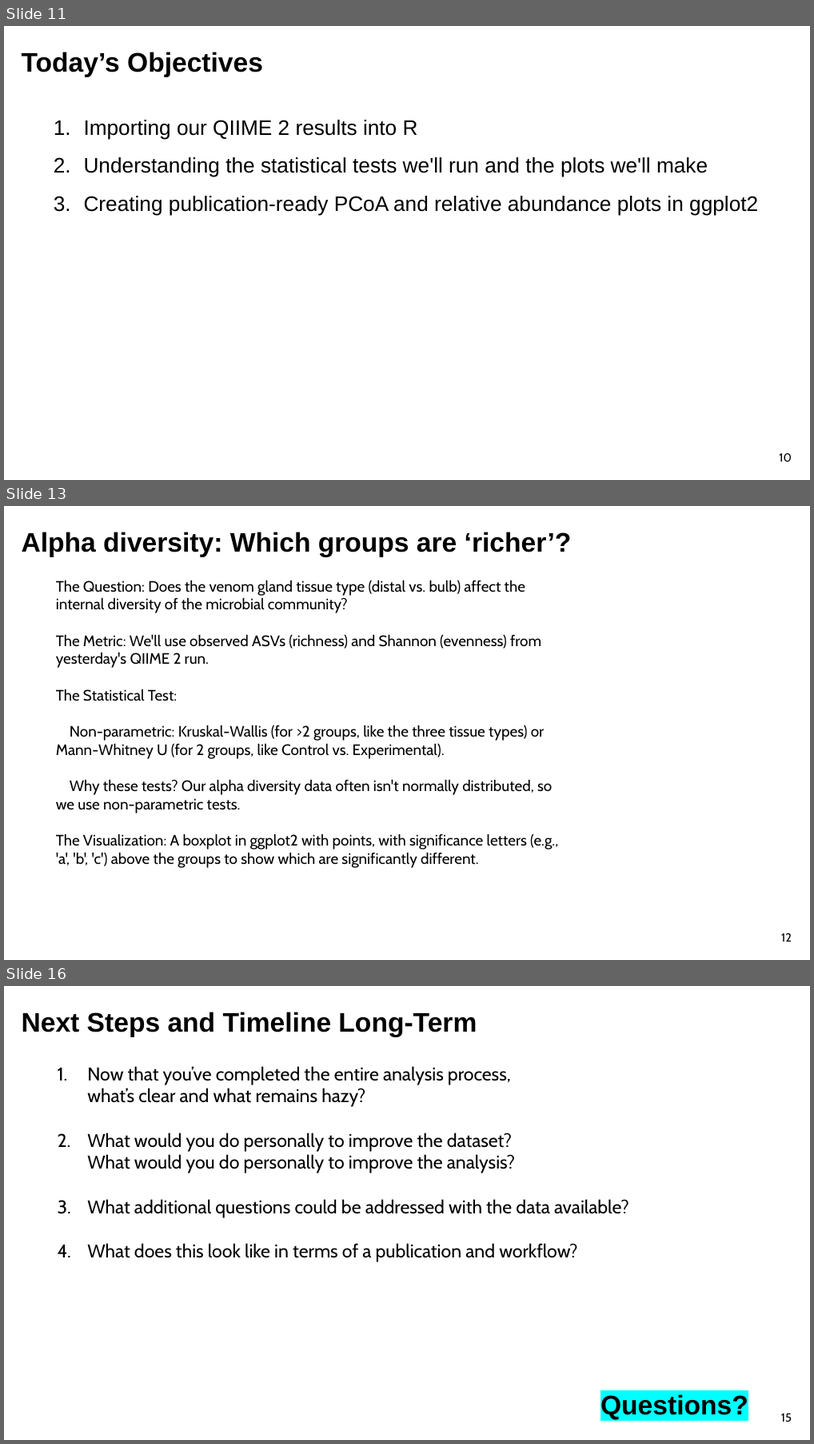
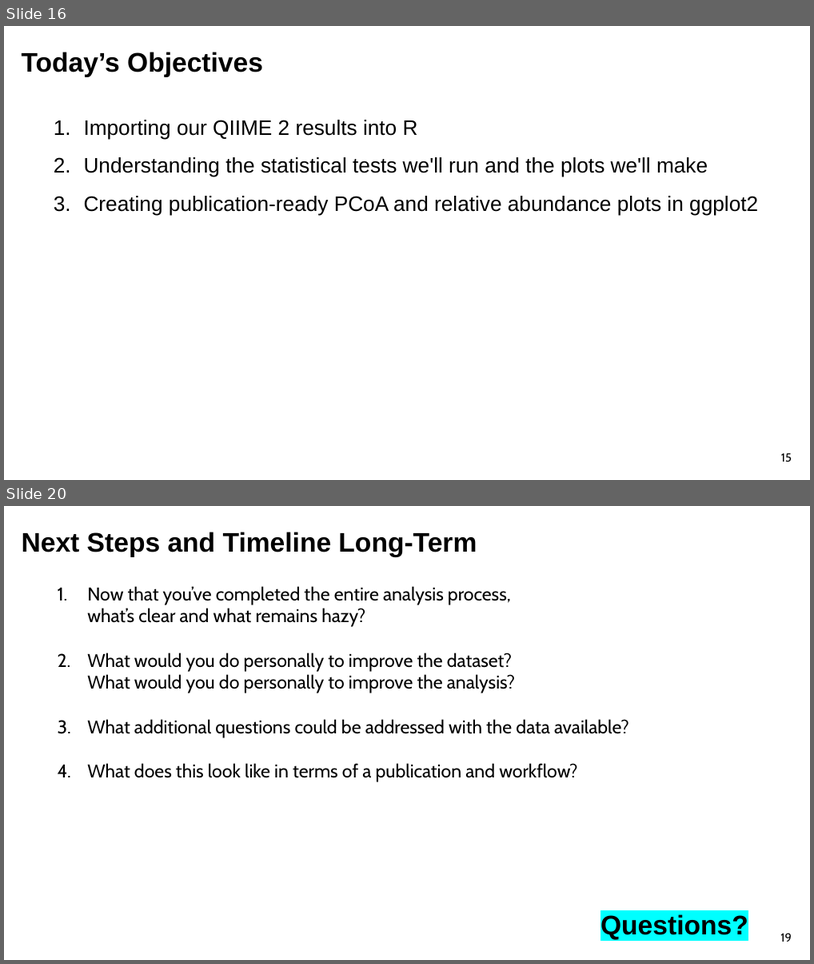
Before and after one commit to sabahzero/UPRM_QIIME2workshop, a slide deck: lectures/Lecture3_UlHasan.pptx. Shown one above the other, each under a label of ours: slides 11, 13 and 16 before the commit, slides 16 and 20 after it; the slides between them are not shown. The pictures are 814x1444 and 814x964 pixels, drawn with LibreOffice and Linux fonts; fonts in the diff are those of the drawing. Boxes give left, top, right and bottom in pixels: in the first picture for what was removed or moved away, otherwise in the second. Text is boxed around its words. In the diff, an @@ line names an element or a change of style, - is before the commit and + after.

```diff
--- a/lectures/Lecture3_UlHasan.pptx
+++ b/lectures/Lecture3_UlHasan.pptx
@@ slide 13 removed at bbox=[4, 506, 810, 960], background #FFFFFF @@
@@ text removed at bbox=[22, 532, 572, 557] @@
-Alpha diversity: Which groups are ‘richer’?
@@ text removed at bbox=[56, 580, 558, 868] @@
-The Question: Does the venom gland tissue type (distal vs. bulb) affect the internal diversity of the microbial community?
-The Metric: We'll use observed ASVs (richness) and Shannon (evenness) from yesterday's QIIME 2 run.
-The Statistical Test:
-Non-parametric: Kruskal-Wallis (for >2 groups, like the three tissue types) or Mann-Whitney U (for 2 groups, like Control vs. Experimental).
-Why these tests? Our alpha diversity data often isn't normally distributed, so we use non-parametric tests.
-The Visualization: A boxplot in ggplot2 with points, with significance letters (e.g., 'a', 'b', 'c') above the groups to show which are significantly different.
@@ page number removed at bbox=[782, 932, 792, 941] @@
-12
@@ what was slide 11 is now slide 16 @@
@@ page number at bbox=[782, 452, 792, 461]: text changed @@
-10
+15
@@ what was slide 16 is now slide 20 @@
@@ page number at bbox=[781, 932, 792, 941]: text changed @@
-15
+19
```
Also in this commit, not shown: 2 slides changed, 8 slides added, 3 other slides removed, 2 other files.
